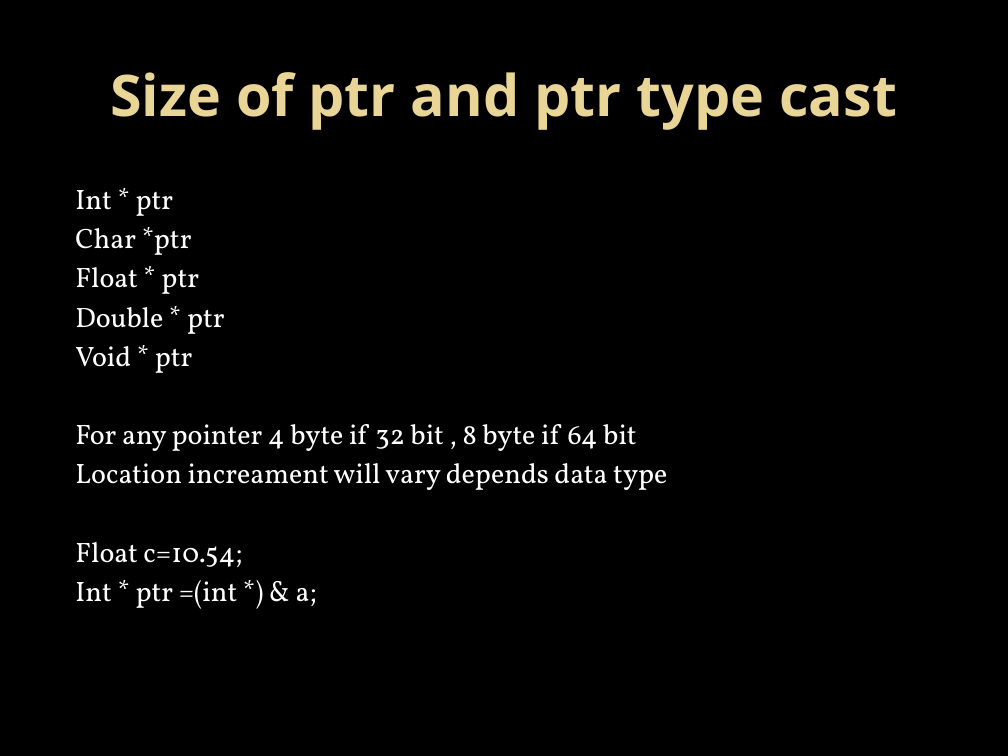
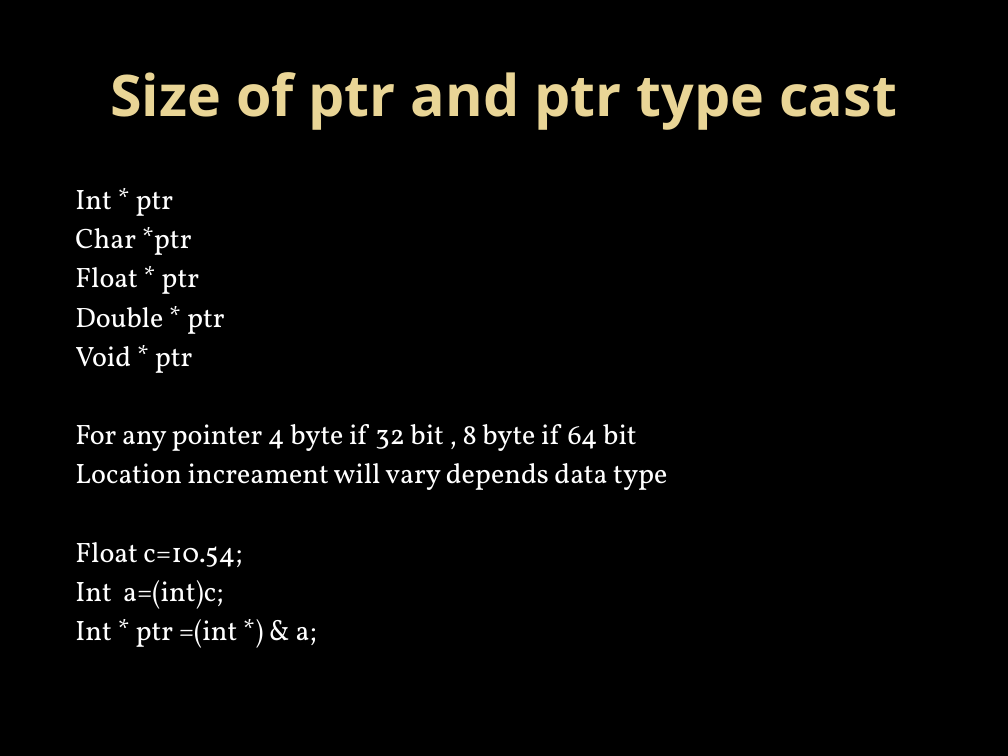
Before and after one commit to Mahesh-7/C_Programs, a slide deck: slide 4 of PPT/pointers.pptx. Drawn at 1008x756 pixels with LibreOffice and Linux fonts; fonts in the diff are those of the drawing; background and template pictures are left out. Boxes give left, top, right and bottom in pixels: in the first picture for what was removed or moved away, otherwise in the second. Text is boxed around its words. In the diff, an @@ line names an element or a change of style, - is before the commit and + after.

```diff
--- a/PPT/pointers.pptx
+++ b/PPT/pointers.pptx
@@ text at (75,580,223,609): paragraph added @@
+Int a=(int)c;
```
